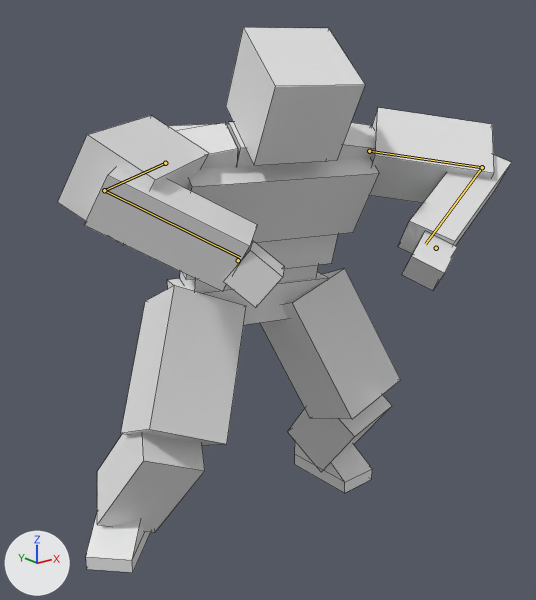
Two versions of the FBX model Assets/Resources/Models/RedCometStuff/RedComet.fbx, one commit apart.
Before and after are seen from a 50 mm camera at (-11.26, -15.43, 12.14) aimed at (-0.33, -1.76, 6.67). Arrows for +X, +Y and +Z are at lower left; the lights stay in place. Both versions are drawn at frame 21 of the action 'Armature|SuperConnect'; the numbers are the values there. The bones that change are drawn over the model as lines. Mesh edges are drawn as thin lines.

In view in the first picture: 'Bicep.L', 'Bicep.R', 'Calf.L', 'Calf.R', 'Chest', 'Forearm.L', 'Forearm.R', 'Hand.L', 'Hand.R', 'Head', 'Ribs', 'Shoulder.R', 'Thigh.L', 'Thigh.R'.
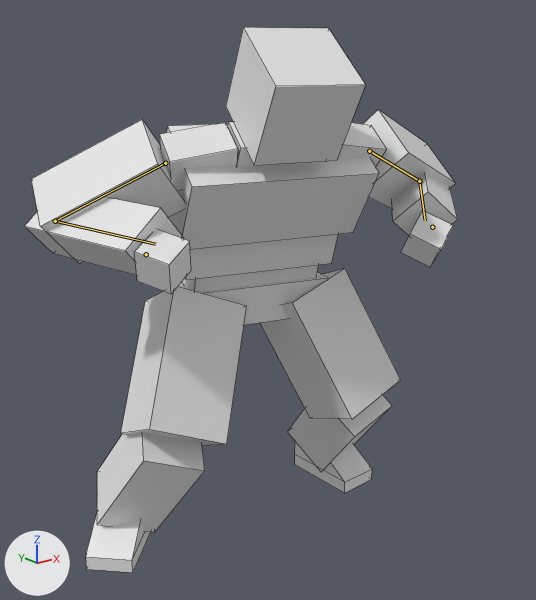
Edits to the bpy script that builds the scene:
```text
Change bone_bicep_l:
    where bone_bicep_l = bpy.data.objects['Armature'].pose.bones['Bicep.L']  # child of 'Shoulder.L'
    bone_bicep_l.rotation_quaternion: (0.96, 0.163, 0.109, -0.2) -> (0.977, -0.202, 0.015, 0.063)  # degrees (16, 16, -21) -> degrees (-23, 3, 7)
Change bone_forearm_l:
    where bone_forearm_l = bpy.data.objects['Armature'].pose.bones['Forearm.L']  # child of 'Bicep.L'
    bone_forearm_l.rotation_quaternion: (0.545, 0.0, 0.0, -0.838) -> (0.436, 0.0, 0.0, -0.9)  # degrees (0, 0, -114) -> degrees (0, 0, -128)
    bone_forearm_l.scale: (0.83, 1.22, 1.0) -> (0.88, 1.16, 1.0)
Change bone_bicep_r:
    where bone_bicep_r = bpy.data.objects['Armature'].pose.bones['Bicep.R']  # child of 'Shoulder.R'
    bone_bicep_r.rotation_quaternion: (0.882, 0.289, -0.016, 0.372) -> (0.978, -0.205, 0.02, -0.009)  # degrees (31, -14, 42) -> degrees (-24, 2, -1)
Change bone_forearm_r:
    where bone_forearm_r = bpy.data.objects['Armature'].pose.bones['Forearm.R']  # child of 'Bicep.R'
    bone_forearm_r.rotation_quaternion: (0.616, 0.0, 0.0, 0.787) -> (0.432, 0.0, 0.0, 0.902)  # degrees (0, 0, 104) -> degrees (0, 0, 129)
    bone_forearm_r.scale: (0.81, 1.24, 1.0) -> (0.88, 1.16, 1.0)
Change bone_wristleft_l:
    where bone_wristleft_l = bpy.data.objects['Armature'].pose.bones['WristLeft.L']
    bone_wristleft_l.location: (-4.94, -4.81, -3.9) -> (-4.1, -4.01, -3.64)
Change bone_wristleft_r:
    where bone_wristleft_r = bpy.data.objects['Armature'].pose.bones['WristLeft.R']
    bone_wristleft_r.location: (4.08, -4.22, -3.48) -> (3.13, -2.34, -3.58)
    bone_wristleft_r.rotation_quaternion: (0.332, 0.318, -0.122, 0.88) -> (0.515, -0.007, -0.24, 0.823)  # degrees (0, -40, 139) -> degrees (-24, -14, 119)
```

Where the change shows, as pixel boxes [x1, y1, x2, y2] in the pictures (536 x 600 px):
'Forearm.R', posed
    before: [85, 166, 257, 292]
    after: [24, 198, 184, 275]
'Bicep.R', posed (11% taller)
    before: [58, 115, 209, 245]
    after: [31, 120, 185, 264]
'Bicep.L', posed
    before: [370, 108, 494, 203]
    after: [363, 110, 456, 209]
'Forearm.L', posed
    before: [398, 155, 512, 254]
    after: [392, 173, 458, 236]
'Hand.R', posed (6% narrower)
    before: [223, 241, 284, 308]
    after: [134, 230, 191, 294]
'Hand.L', posed
    before: [402, 232, 457, 291]
    after: [401, 211, 453, 267]
bone 'Bicep.L', root to tip
    before: (369, 151) to (482, 167)
    after: (369, 151) to (419, 181)
bone 'Forearm.L', root to tip
    before: (482, 167) to (425, 244)
    after: (419, 181) to (425, 220)
bone 'Bicep.R', root to tip
    before: (165, 163) to (104, 190)
    after: (165, 163) to (55, 221)
bone 'Forearm.R', root to tip
    before: (104, 190) to (240, 257)
    after: (55, 221) to (155, 244)
bone 'WristLeft.L', root to tip
    before: (436, 248) to (436, 248)
    after: (432, 227) to (432, 227)
bone 'WristLeft.R', root to tip
    before: (238, 260) to (238, 260)
    after: (146, 254) to (145, 255)
